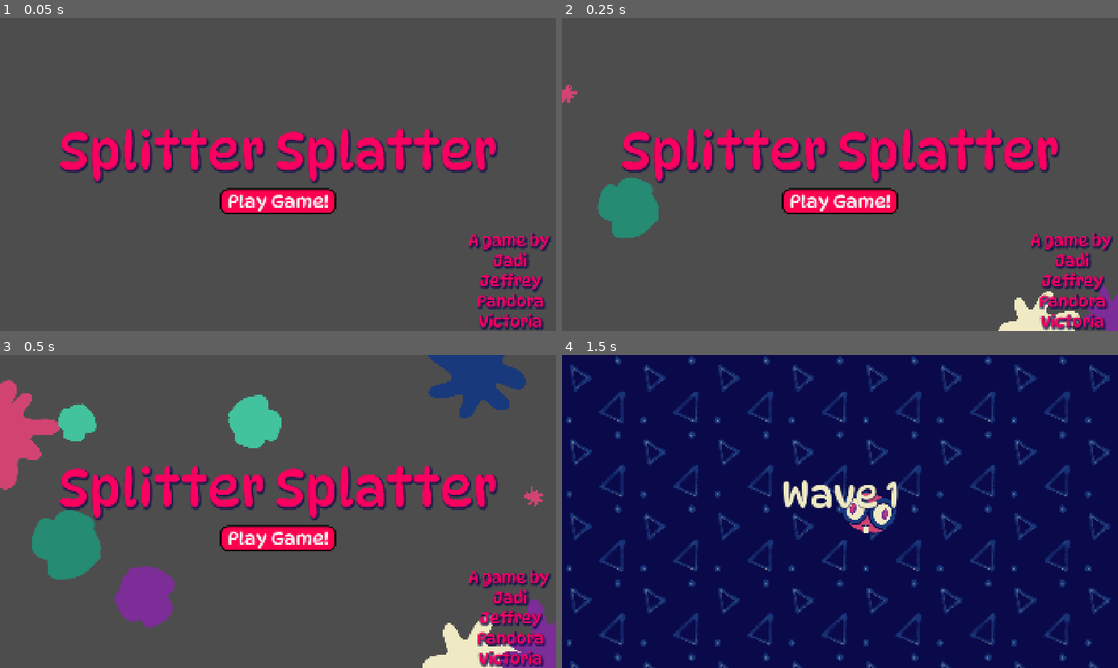
Above: before the commit, frames 1-4 (two rows, left to right).
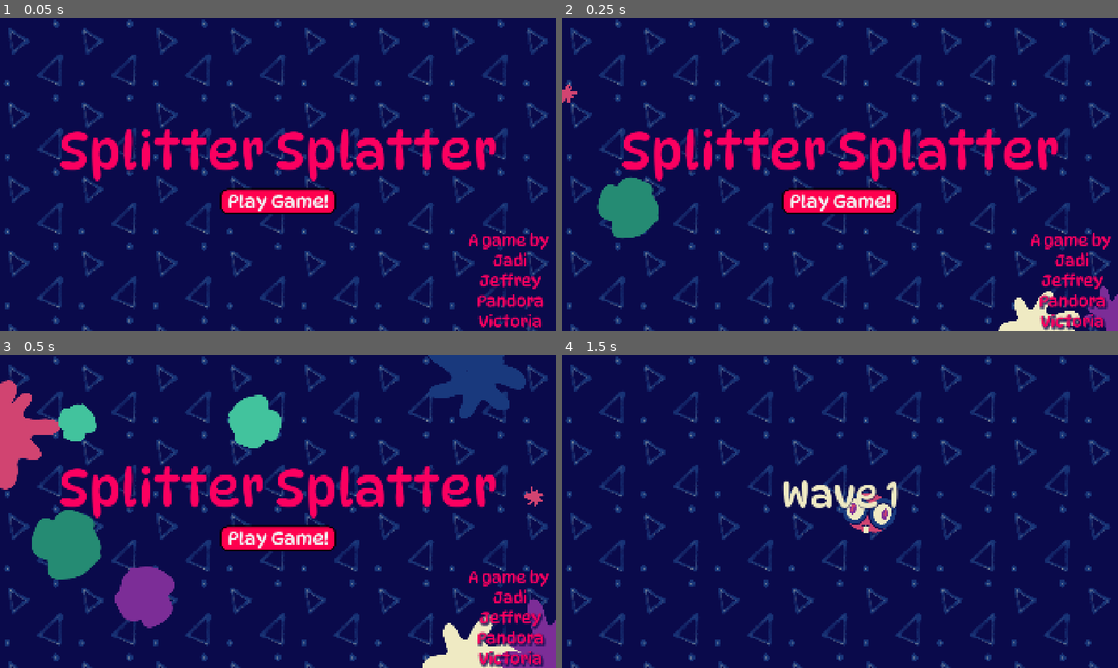
Above: after the commit, the same moments.

Repository: squarepear/ggj-26
Game: Godot game, scene res://menus/main_manu.tscn
The game is run twice, just before and just after one commit, with the same random seed, the same clock (stepped at 60 frames per second) and the same inputs.
Inputs:
- Up to frame 1 (0.05 s): no input
- Up to frame 2 (0.25 s): no input
- Up to frame 3 (0.5 s): no input
- Up to frame 4 (1.5 s): click "Play Game!" at 0.5 s; hold D (move_right) from 1.28 s (still down)

The runs differ from the first frame. In frame 1, 92% of the frame differs, in the area x 0-100%, y 0-100%; in frame 2, 89%; in frame 3, 80%; in frame 4, nothing differs.

Commit message:
Add quit button

Diff:
--- a/project/menus/main_manu.tscn
+++ b/project/menus/main_manu.tscn
@@ -151,7 +151,6 @@
 autostart = true
 
 [node name="TileMapLayer" type="TileMapLayer" parent="." unique_id=1271035104]
-visible = false
 tile_map_data = PackedByteArray("AAAAAAAAAQAAAAAAAAABAAAAAQAAAAAAAAABAAEAAQAAAAAAAAAAAAEAAQAAAAAAAAD//wEAAQAAAAAAAAD//w …(2000 unchanged characters)…
 tile_set = SubResource("TileSet_r8wy3")
 
--- a/project/menus/main_menu.gd
+++ b/project/menus/main_menu.gd
@@ -7,6 +7,11 @@
 	_button.grab_focus.call_deferred()
 
 
+func _physics_process(_delta: float) -> void:
+	if Input.is_action_just_pressed("escape"):
+		get_tree().quit()
+
+
 func _on_timer_timeout() -> void:
 	%VisionBlocker.splat()
 
--- a/project/project.godot
+++ b/project/project.godot
@@ -47,6 +47,11 @@
 "events": [Object(InputEventKey,"resource_local_to_scene":false,"resource_name":"","device":-1,"window_id":0,"alt_press …(192 unchanged characters)…
 ]
 }
+escape={
+"deadzone": 0.2,
+"events": [Object(InputEventKey,"resource_local_to_scene":false,"resource_name":"","device":-1,"window_id":0,"alt_pressed":false,"shift_pressed":false,"ctrl_pressed":false,"meta_pressed":false,"pressed":false,"keycode":0,"physical_keycode":4194305,"key_label":0,"unicode":0,"location":0,"echo":false,"script":null)
+]
+}
 
 [layer_names]
 
--- a/project/world/world.gd
+++ b/project/world/world.gd
@@ -15,6 +15,9 @@
 	_wave_component.wave_completed.connect(next_wave)
 	next_wave()
 
+func _physics_process(_delta: float) -> void:
+	if Input.is_action_just_pressed("escape"):
+		get_tree().quit()
 
 func next_wave() -> void:
 	if player_living:
Not shown, added: project/export_presets.cfg
